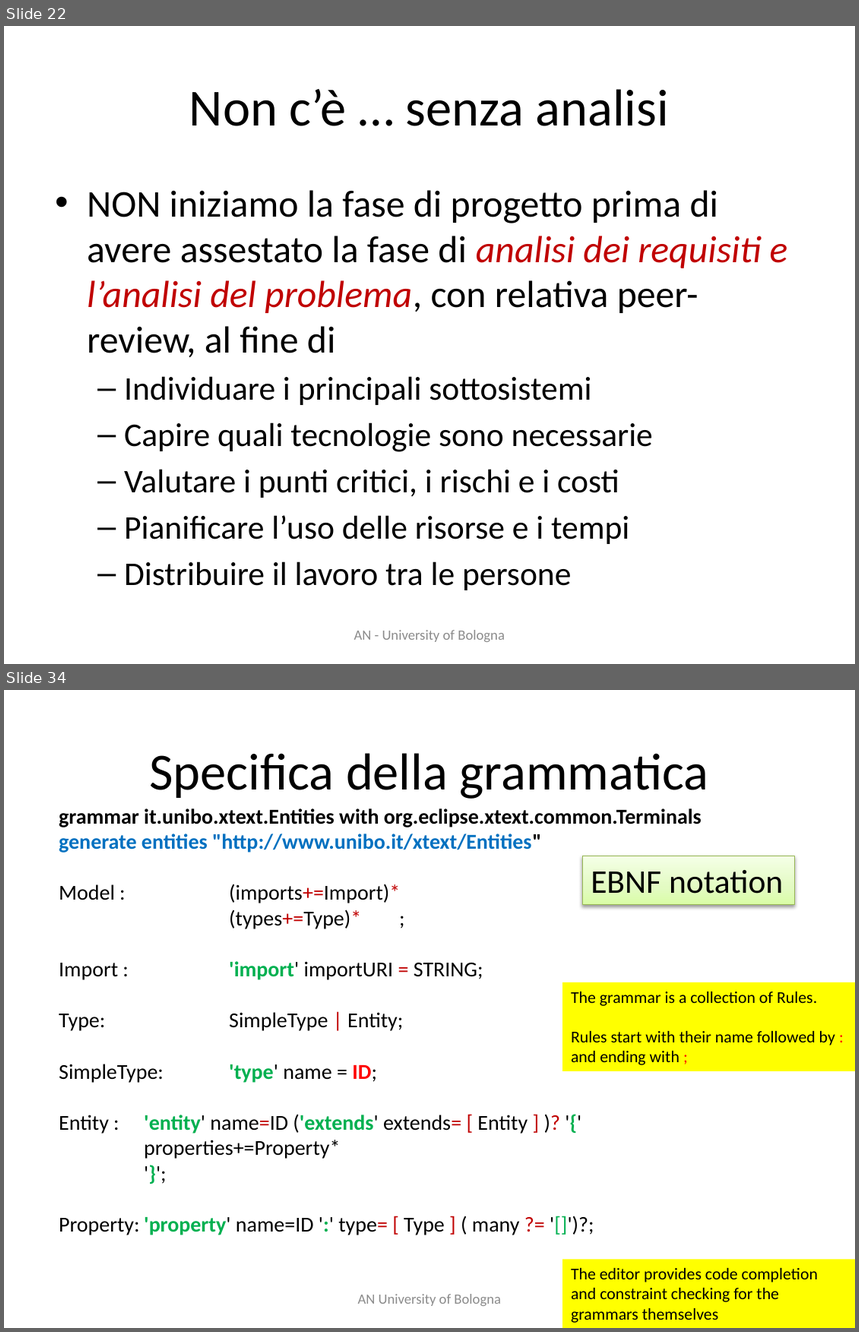
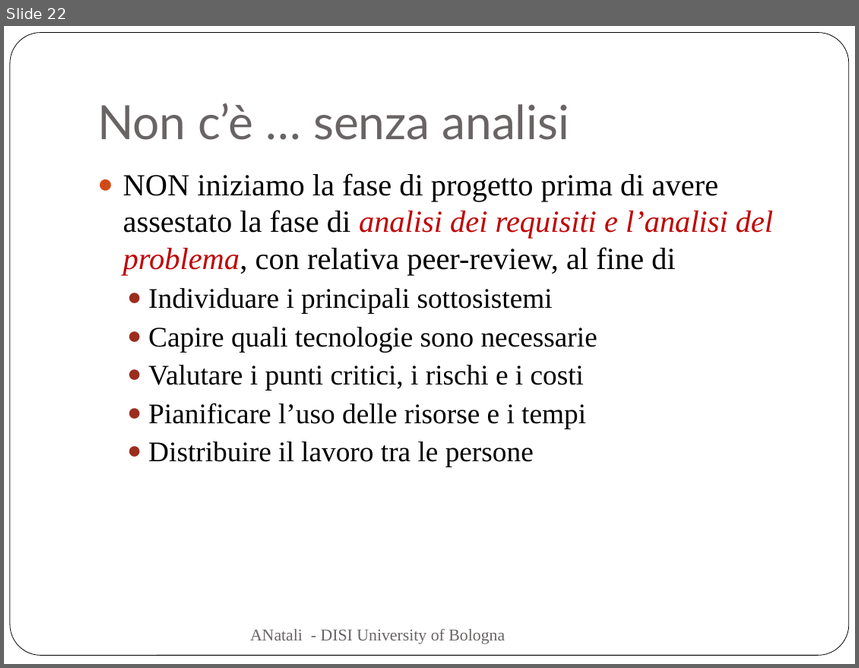
Before and after one commit to anatali/iss2020LabBo, a slide deck: it.unibo.issLabStart/userDocs/ISSM2020.pptx. Shown one above the other, each under a label of ours: slides 22 and 34 before the commit, slide 22 after it; the slides between them are not shown. The pictures are 859x1332 and 859x668 pixels, drawn with LibreOffice and Linux fonts; fonts in the diff are those of the drawing. Boxes give left, top, right and bottom in pixels: in the first picture for what was removed or moved away, otherwise in the second. Text is boxed around its words. In the diff, an @@ line names an element or a change of style, - is before the commit and + after.

```diff
--- a/it.unibo.issLabStart/userDocs/ISSM2020.pptx
+++ b/it.unibo.issLabStart/userDocs/ISSM2020.pptx
@@ slide 34 removed at (4,690,855,1328), background #FFFFFF @@
@@ title removed at (149,753,709,799) @@
-Specifica della grammatica
@@ text removed at (59,809,702,1236) @@
-grammar it.unibo.xtext.Entities with org.eclipse.xtext.common.Terminals
-generate entities "http://www.unibo.it/xtext/Entities"
-Model : (imports+=Import)*
-(types+=Type)* ;
-Import : 'import' importURI = STRING;
-Type: SimpleType | Entity;
-SimpleType: 'type' name = ID;
-Entity : 'entity' name=ID ('extends' extends= [ Entity ] )? '{'
-properties+=Property*
-'}';
-Property: 'property' name=ID ':' type= [ Type ] ( many ?= '[]')?;
@@ rectangle removed at (583,856,794,904) @@
-EBNF notation
@@ rectangle removed at (563,983,855,1072) @@
-The grammar is a collection of Rules.
-Rules start with their name followed by : and ending with ;
@@ rectangle removed at (563,1259,855,1328) @@
-The editor provides code completion and constraint checking for the grammars themselves
@@ text removed at (358,1294,501,1306) @@
-AN University of Bologna
@@ slide 22 changed as well @@
@@ rounded rectangle added at (10,33,849,656), fill #FFFFFF, outline #000000 0.5 pt @@
@@ title "Non c’è … senza analisi": place and size @@
-title "Non c’è … senza analisi" at (189,89,669,126)
+title "Non c’è … senza analisi" at (97,103,569,140)
@@ title "Non c’è … senza analisi" at (97,103,569,140): size 44 to 40 pt, font Calibri to Lato, text colour #000000 to #696464; alignment centre to left; vertical alignment middle to bottom @@
@@ text "NON iniziamo la fase di ...": place and size @@
-text "NON iniziamo la fase di ..." at (87,190,788,591)
+text "NON iniziamo la fase di ..." at (123,173,773,468)
@@ text "NON iniziamo la fase di ..." at (123,173,773,468): size 32 to 26 pt in "NON iniziamo la fase di progetto prima ..."; font Calibri to Times New Roman; size 28 to 24 pt in "Individuare i principali sottosistemi", "Capire quali tecnologie sono necessarie", "Valutare i punti critici, i rischi e ...", "Pianificare l’uso delle risorse e i tempi" and 1 more places; bullet • to ●; bullet – to ●; less space between paragraphs @@
@@ text at (250,629,505,645): text changed; size 12 to 14 pt; font Calibri to Times New Roman; text colour #8C8C8C to #696464 @@
-AN - University of Bologna
+ANatali - DISI University of Bologna
```
Also in this commit, not shown: 23 other slides changed, 46 other slides removed, 25 other files.
